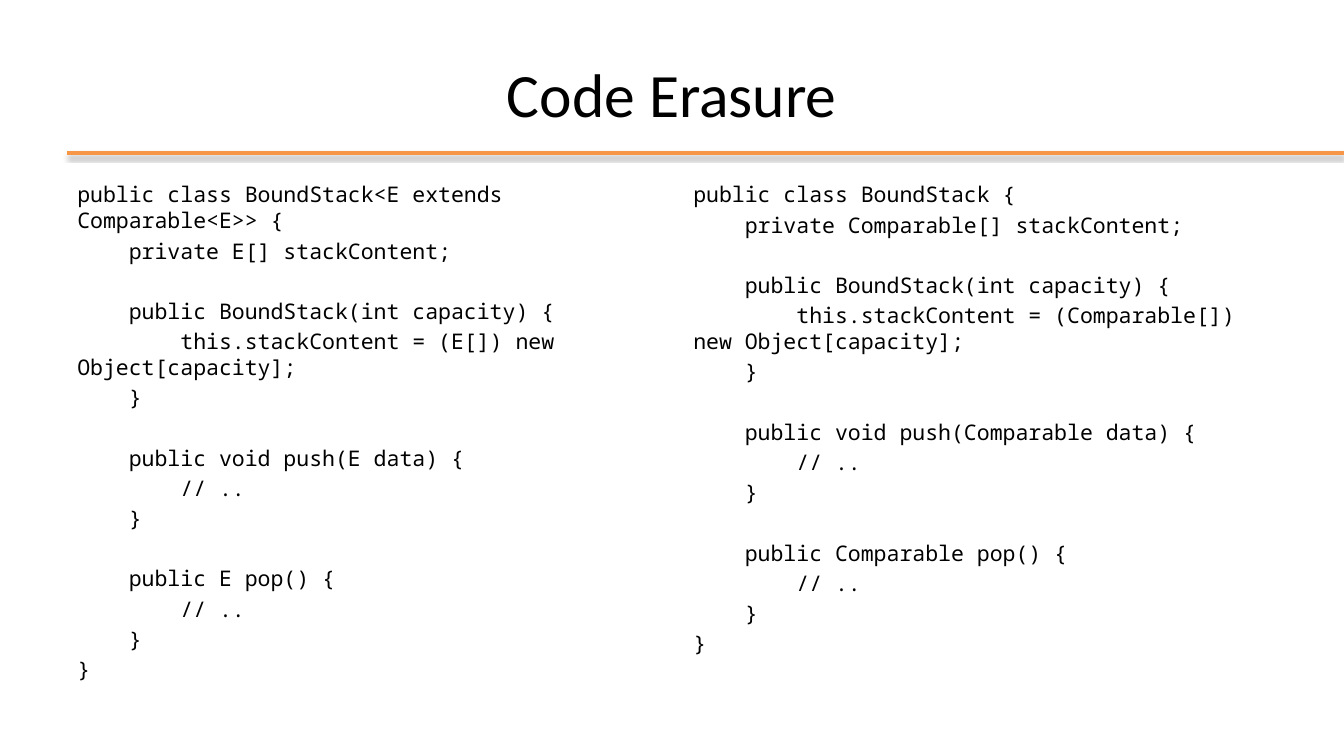
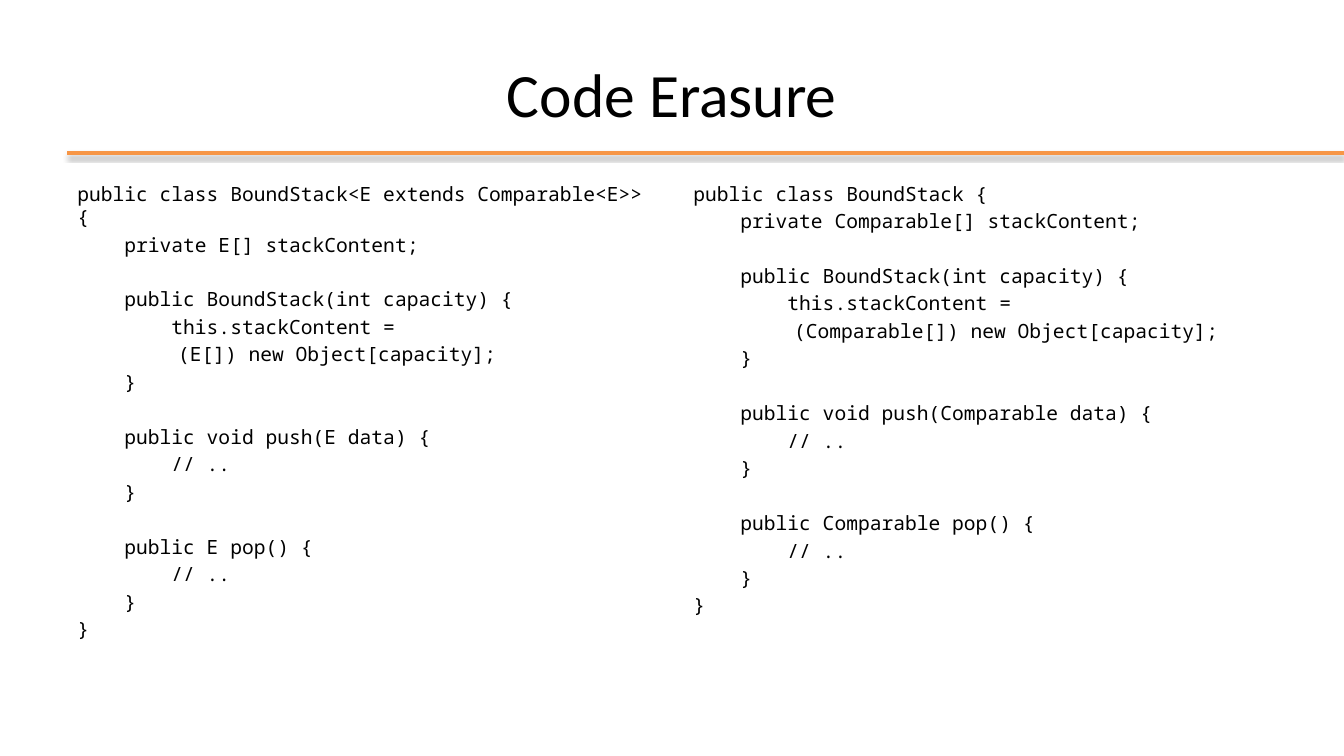
Before and after one commit to plctechnician/ooprogramming, a slide deck: slide 18 of java/slides/ppt/05 - Java Generic Data Structures.pptx (slide 24 before the commit). Drawn at 1344x756 pixels with LibreOffice and Linux fonts; fonts in the diff are those of the drawing; background and template pictures are left out. Boxes give left, top, right and bottom in pixels: in the first picture for what was removed or moved away, otherwise in the second. Text is boxed around its words. In the diff, an @@ line names an element or a change of style, - is before the commit and + after.

```diff
--- a/java/slides/ppt/05 - Java Generic Data Structures.pptx
+++ b/java/slides/ppt/05 - Java Generic Data Structures.pptx
@@ text at [77,186,642,559]: size 15.4 to 14 pt in "public class BoundStack<E extends Comparable<E>> {", "private E[] stackContent;", "public BoundStack(int capacity) {", "}" and 7 more places @@
@@ text at [693,186,1141,535]: size 15.4 to 14 pt in "public class BoundStack {", "private Comparable[] stackContent;", "public BoundStack(int capacity) {", "}" and 7 more places @@
@@ text at [787,295,1218,343]: text changed; size 15.4 to 14 pt @@
-this.stackContent = (Comparable[]) new Object[capacity];
+this.stackContent =
+(Comparable[]) new Object[capacity];
@@ text at [171,319,496,366]: text changed; size 15.4 to 14 pt @@
-this.stackContent = (E[]) new Object[capacity];
+this.stackContent =
+(E[]) new Object[capacity];
```
Also in this commit, not shown: 13 other slides changed, 2 slides added, 10 slides removed.
